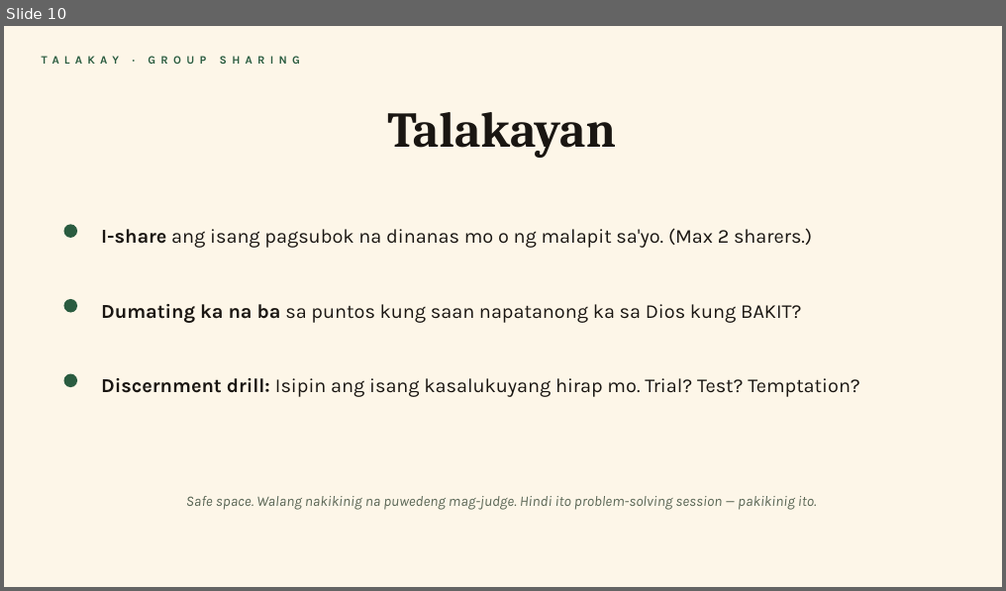
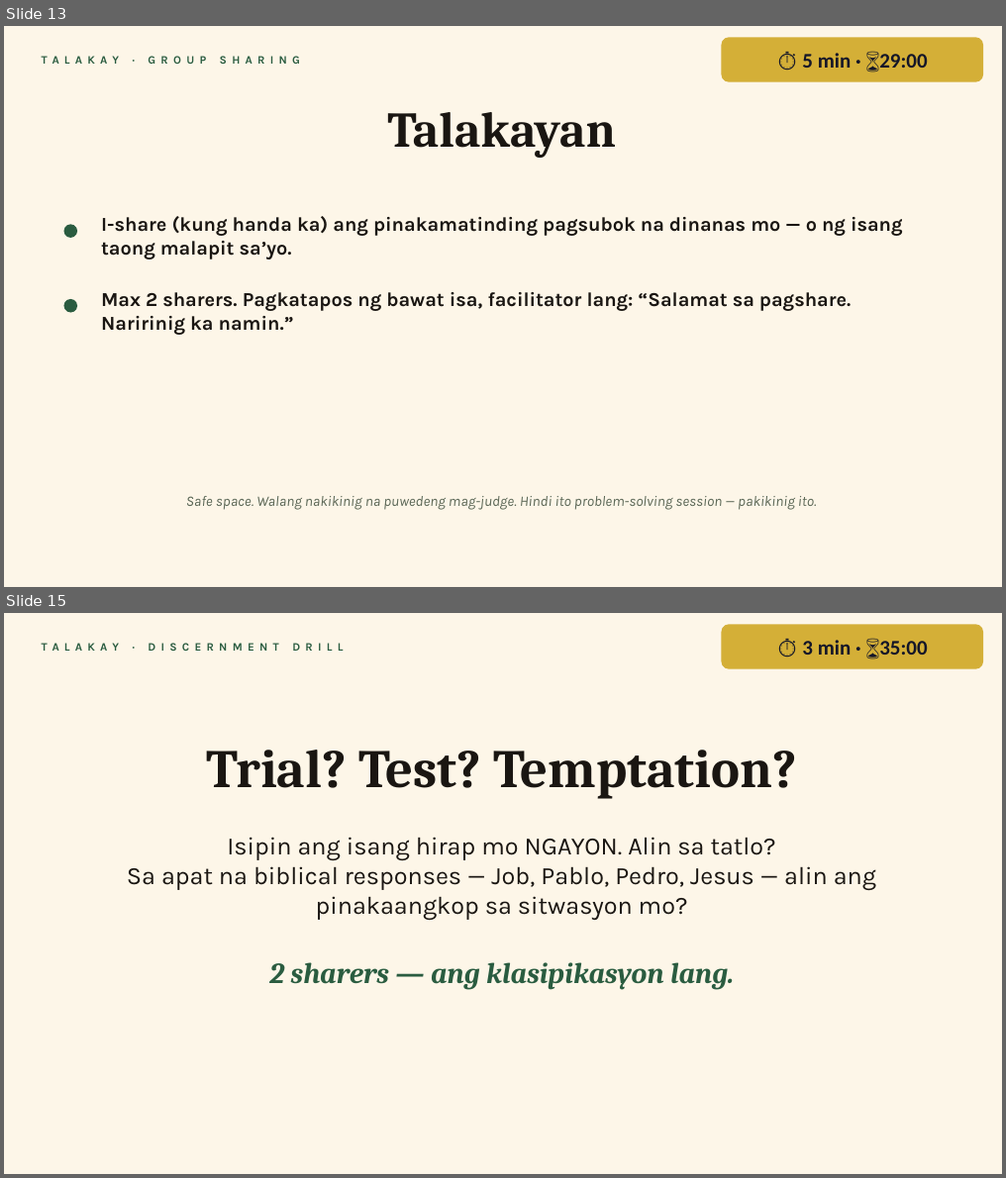
Before and after one commit to gejable1/multiply, a slide deck: lessons/btli101_xrw5fg/btli1_l5_slides.pptx. Shown one above the other, each under a label of ours: slide 10 before the commit, slides 13 and 15 after it; the slides between them are not shown. The pictures are 1006x591 and 1006x1178 pixels, drawn with LibreOffice and Linux fonts; fonts in the diff are those of the drawing. Boxes give left, top, right and bottom in pixels: in the first picture for what was removed or moved away, otherwise in the second. Text is boxed around its words. In the diff, an @@ line names an element or a change of style, - is before the commit and + after.

```diff
--- a/lessons/btli101_xrw5fg/btli1_l5_slides.pptx
+++ b/lessons/btli101_xrw5fg/btli1_l5_slides.pptx
@@ slide 15 added at box(4, 613, 1002, 1174), background #FDF6E8 @@
@@ text added at box(34, 636, 483, 658), 11 pt, text #2A5C40, bold @@
+TALAKAY · DISCERNMENT DRILL
@@ rounded rectangle added at box(721, 624, 983, 669), fill #D4AF37, 20 pt, text #141628, bold @@
+⏱ 3 min · ⌛35:00
@@ text added at box(206, 750, 797, 799), 52 pt, text #1A1612, bold @@
+Trial? Test? Temptation?
@@ text added at box(127, 837, 876, 920), 24 pt, text #1A1612 @@
+Isipin ang isang hirap mo NGAYON. Alin sa tatlo?
+Sa apat na biblical responses — Job, Pablo, Pedro, Jesus — alin ang pinakaangkop sa sitwasyon mo?
@@ text added at box(269, 962, 734, 990), 28 pt, text #2A5C40, bold, italic @@
+2 sharers — ang klasipikasyon lang.
@@ what was slide 10 is now slide 13 @@
@@ slide 13 changed as well @@
@@ rounded rectangle added at box(721, 37, 983, 82), fill #D4AF37, 20 pt, text #141628, bold @@
+⏱ 5 min · ⌛29:00
@@ text at box(101, 216, 903, 260): text changed; bold on @@
-I-share ang isang pagsubok na dinanas mo o ng malapit sa'yo. (Max 2 sharers.)
+I-share (kung handa ka) ang pinakamatinding pagsubok na dinanas mo — o ng isang taong malapit sa’yo.
@@ text at box(101, 292, 851, 335): text changed; bold on @@
-Dumating ka na ba sa puntos kung saan napatanong ka sa Dios kung BAKIT?
+Max 2 sharers. Pagkatapos ng bawat isa, facilitator lang: “Salamat sa pagshare. Naririnig ka namin.”
@@ ellipse removed at box(63, 374, 77, 387) @@
@@ text removed at box(101, 378, 860, 397) @@
-Discernment drill: Isipin ang isang kasalukuyang hirap mo. Trial? Test? Temptation?
```
Also in this commit, not shown: 15 other slides changed, 5 other slides added.
